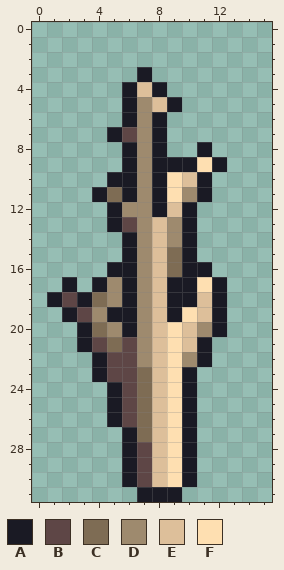
Pixel-art file -- Seokbinggo_Client/Assets/Art/Decorations/tree.aseprite. That is the earlier state.
16x32 pixels, 1 frame.
Palette (. is transparent): A #1a1a24  B #5e4646  C #7e6c54  D #9e8a6e  E #ddbf9a  F #fedfb1
New version:
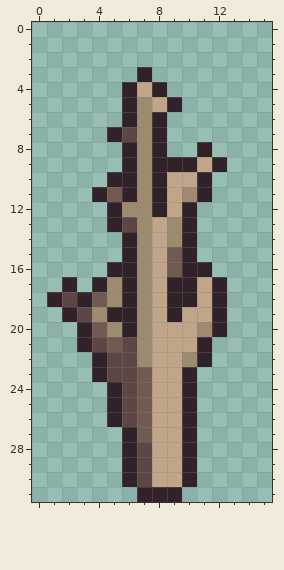
Edits made:
Colour A changes from #1a1a24 to #31222a.
Colour C changes from #7e6c54 to #725a51.
Colour E changes from #ddbf9a to #c0a588.
The edit turns colour F into colour E in row 9 at x 11; in rows 10 to 11 at x 9; in row 17 at x 11; in row 19 at x 10; in rows 20 to 30 at x 9.
Changed places in both pictures, as pixel boxes (x1, y1, x2, y2):
changed: (47, 67, 227, 502)
